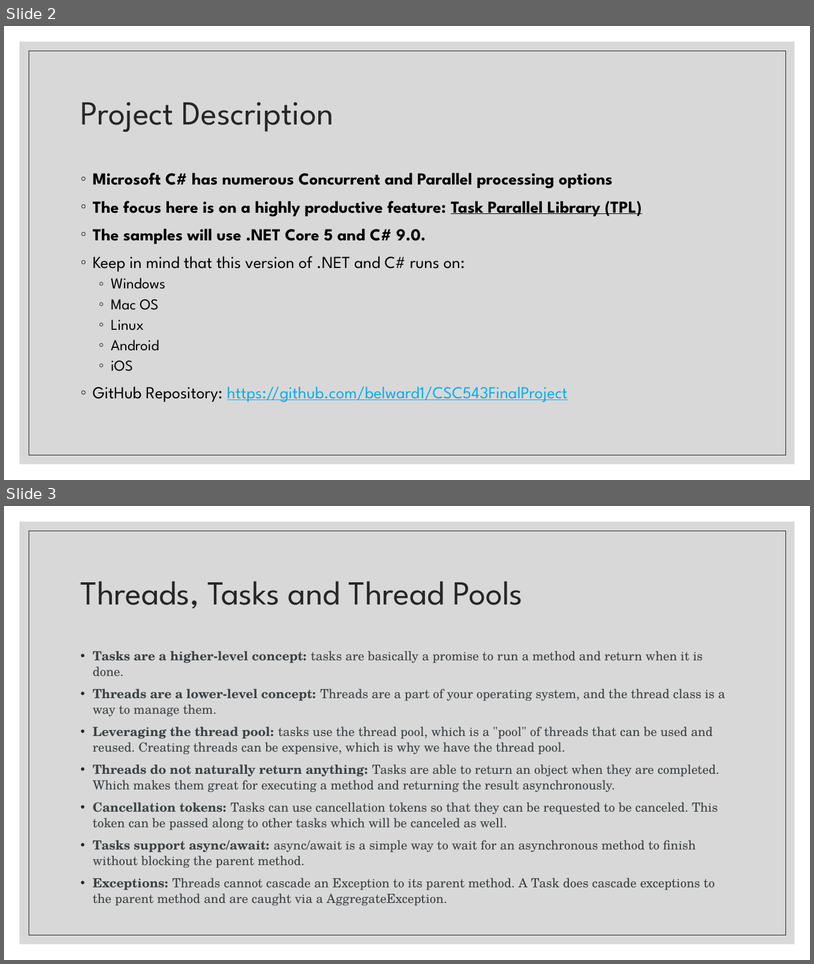
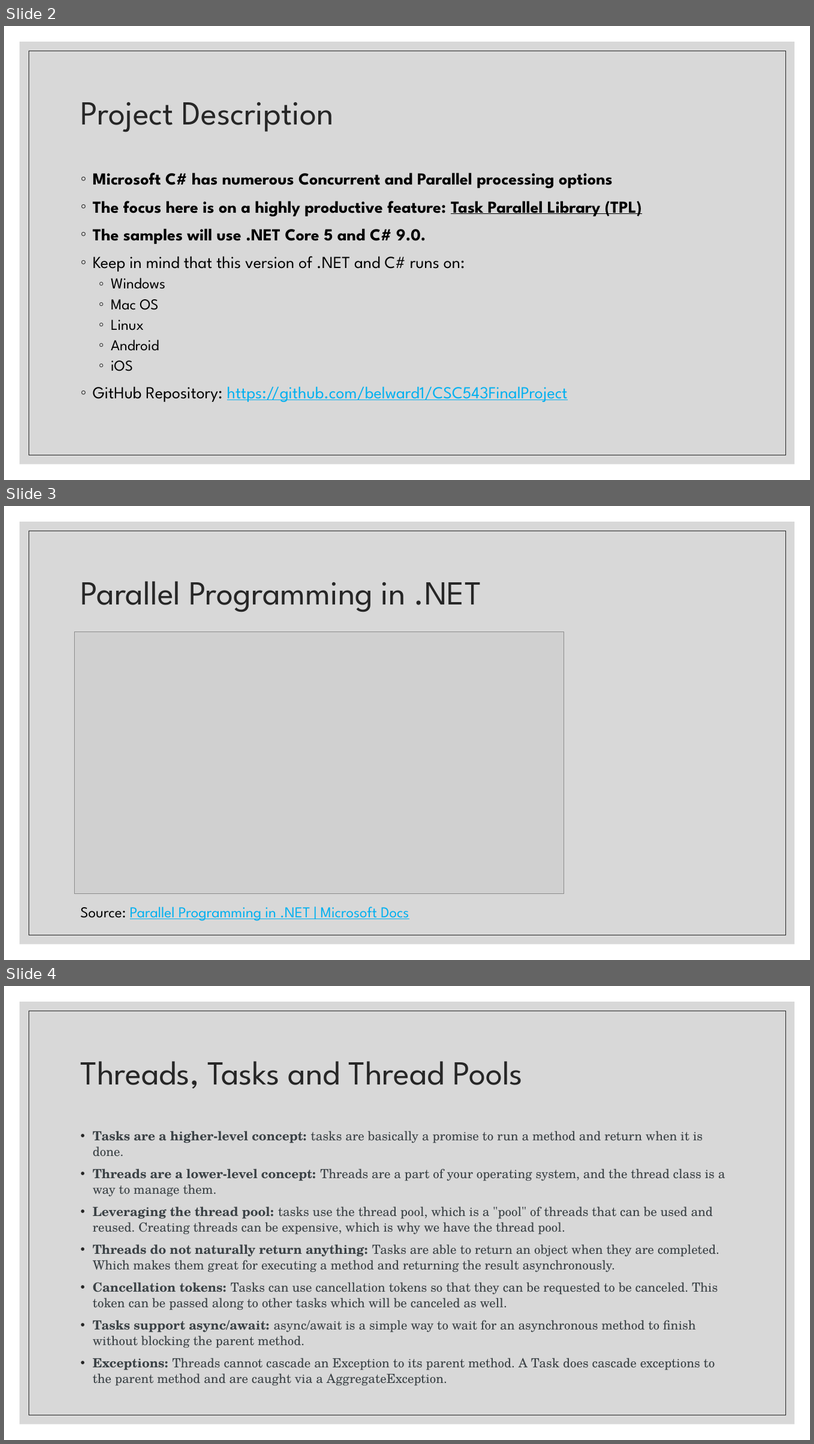
Before and after one commit to belward1/CSC543FinalProject, a slide deck: CSC543FinalProject/CSC 543 - Spring 2021 - Final Project - Bob Elward.pptx. Shown one above the other, each under a label of ours: slides 2 and 3 before the commit, slides 2, 3 and 4 after it. The pictures are 814x964 and 814x1444 pixels, drawn with LibreOffice and Linux fonts; fonts in the diff are those of the drawing; grey boxes stand for pictures. Boxes give left, top, right and bottom in pixels: in the first picture for what was removed or moved away, otherwise in the second. Text is boxed around its words. In the diff, an @@ line names an element or a change of style, - is before the commit and + after.

Commit message:
Added ParallelInvoke.

```diff
--- a/CSC543FinalProject/CSC 543 - Spring 2021 - Final Project - Bob Elward.pptx
+++ b/CSC543FinalProject/CSC 543 - Spring 2021 - Final Project - Bob Elward.pptx
@@ slide 3 added at (x1=4, y1=506, x2=810, y2=960), background #FFFFFF; not listed: 2 template elements that a slide beside it also shows @@
@@ title added at (x1=81, y1=581, x2=482, y2=612), 40 pt, text #262626 @@
+Parallel Programming in .NET
@@ picture added at (x1=75, y1=632, x2=565, y2=894) @@
@@ text added at (x1=80, y1=906, x2=409, y2=921), 18 pt, text #00B0F0, underline @@
+Source: Parallel Programming in .NET | Microsoft Docs
@@ what was slide 3 is now slide 4 @@
```
Also in this commit, not shown: 4 slides changed, 5 other slides added, 10 other files.
